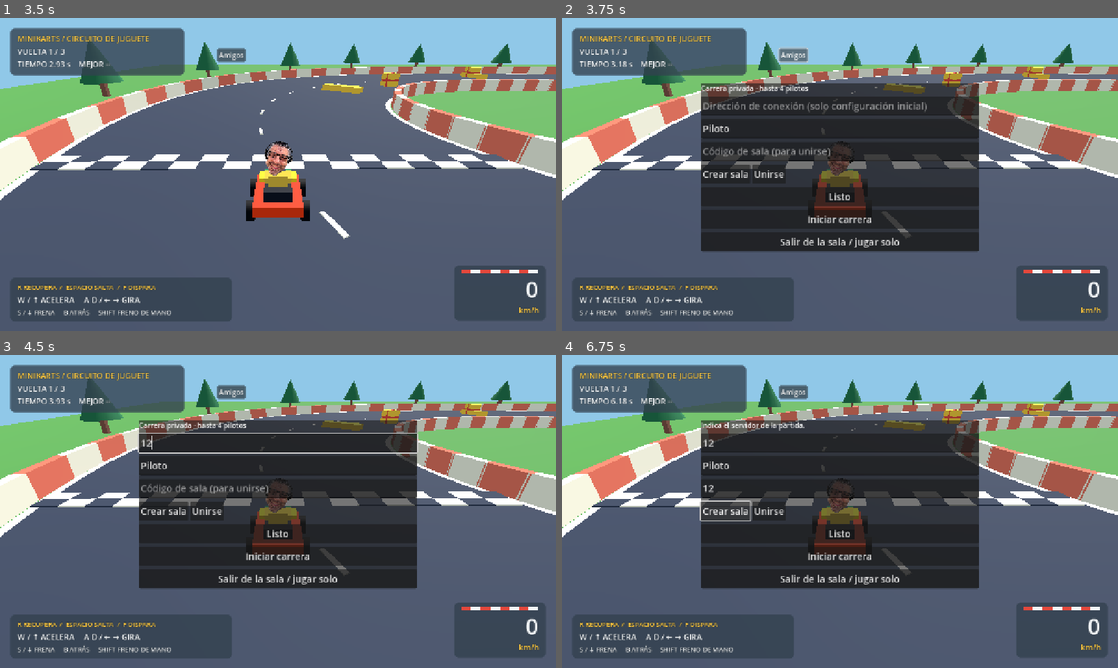
Above: before the commit, frames 1-4 (two rows, left to right).
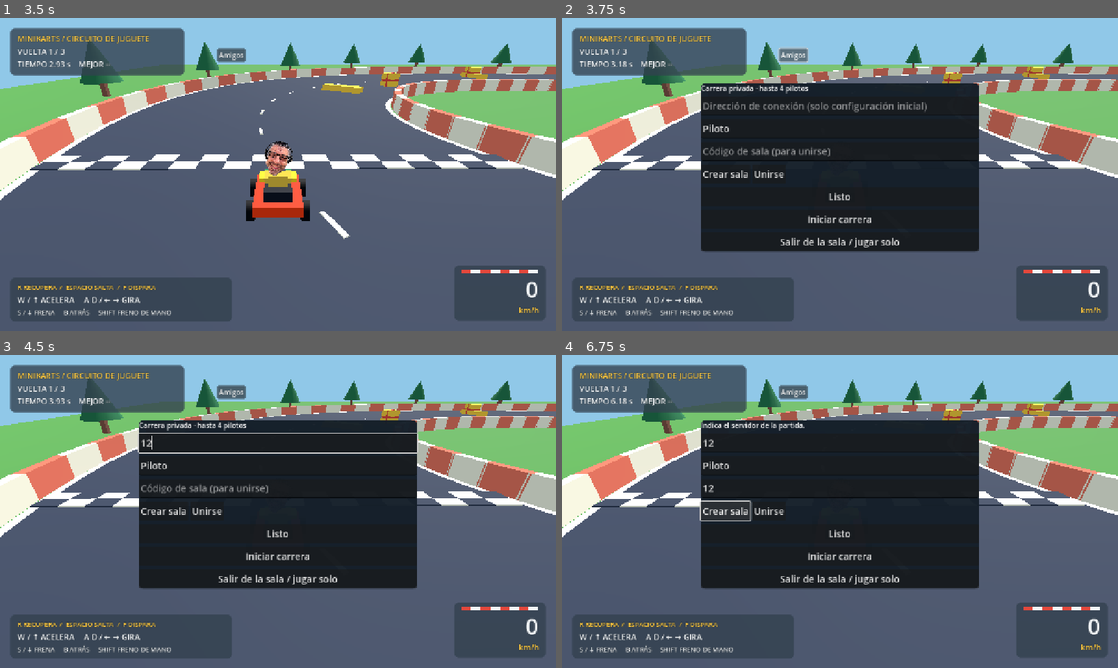
Above: after the commit, the same moments.

Repository: largomaniamlg-lab/minikarts
Game: Godot game, scene res://scenes/main.tscn
The game is run twice, just before and just after one commit, with the same random seed, the same clock (stepped at 60 frames per second) and the same inputs.
Inputs (mouse positions are in pixels of both pictures, inside the frame that each line leads up to):
- Up to frame 1 (3.5 s): tap W (accelerate) at 0.5 s; move the mouse to (400, 158) at 0.52 s; hold D (steer_right) 0.53-1.25 s; hold F (shoot) 0.53-1.25 s; click (400, 158) at 0.67 s; tap Space (jump) at 0.77 s; drag from (166, 190) to (250, 237) at 1.27 s; move the mouse to (333, 105) at 2.02 s; hold D (steer_right) 2.03-2.75 s; hold F (shoot) 2.03-2.75 s; drag from (250, 237) to (111, 127) at 2.77 s
- Up to frame 2 (3.75 s): click "Amigos" at 3.5 s
- Up to frame 3 (4.5 s): click (278, 442) at 4.27 s; type "12" at 4.35 s
- Up to frame 4 (6.75 s): click (840, 489) at 4.5 s; type "12" at 4.58 s; click "Iniciar carrera" at 5 s; click "Iniciar carrera" at 5.75 s; click "Crear sala" at 6.5 s

Frame 1 is identical in both runs. In frame 2, 8.0% of the frame differs, in the area x 25-75%, y 20-71%; in frame 3, 7.7%; in frame 4, 8.0%.

Commit message:
Dar contraste al panel de carreras privadas

Diff:
--- a/godot/scripts/network.gd
+++ b/godot/scripts/network.gd
@@ -425,6 +425,10 @@
 	panel.name = "Panel"
 	panel.position = Vector2(320, 150)
 	panel.custom_minimum_size = Vector2(640, 380)
+	var background := StyleBoxFlat.new()
+	background.bg_color = Color(0.08, 0.12, 0.16, 0.97)
+	background.set_corner_radius_all(10)
+	panel.add_theme_stylebox_override("panel", background)
 	menu.add_child(panel)
 	var column := VBoxContainer.new()
 	column.add_theme_constant_override("separation", 8)
